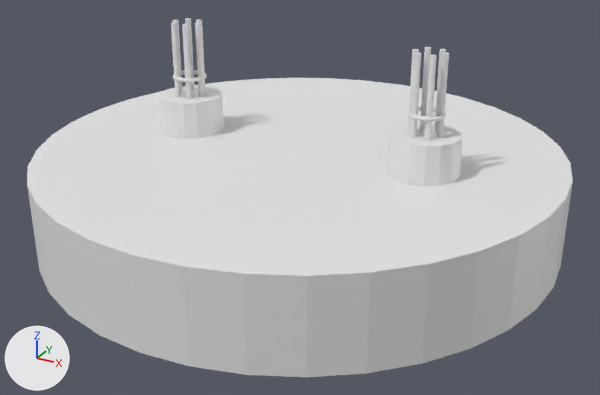
Before and after pictures for a commit that changed the glTF model assets-src/ship-modules/weapon-gatling.glb.
Before and after are seen from a camera (50 mm lens) standing at (4.33, -7.86, 3.81) and looking at (0.08, -0.13, -0.05). The lights are fixed; the arrows at lower left show +X, +Y and +Z. The picture after the commit comes second. Where no turn or scale is listed for an object, it has been applied to the vertices.

Names of what the first picture shows: 'barrel_-1.0_0', 'barrel_-1.0_1', 'barrel_-1.0_2', 'barrel_-1.0_3', 'barrel_-1.0_4', 'barrel_-1.0_5', 'barrel_1.0_0', 'barrel_1.0_1', 'barrel_1.0_2', 'barrel_1.0_3', 'barrel_1.0_4', 'barrel_1.0_5', 'gun_housing_-1.0', 'gun_housing_1.0', 'muzzle_clamp_-1.0', 'muzzle_clamp_1.0', 'weapon_ring'.
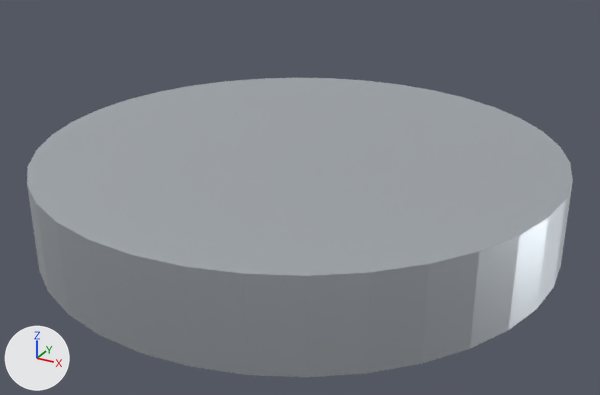
The newer file is also turned or shifted as a whole; pictures and numbers use the older file's frame.

Location of each change, [x1, y1, x2, y2] in pixels of the pictures (600 x 395 px):
'weapon_ring', surface changed (darker): [27, 78, 573, 377] in both
'gun_housing_1.0', deleted: before [385, 123, 462, 186]
'gun_housing_-1.0', deleted: before [159, 85, 225, 139]
'barrel_1.0_5', deleted: before [425, 55, 437, 140]
'barrel_1.0_0', deleted: before [437, 53, 449, 137]
'barrel_1.0_4', deleted: before [410, 53, 421, 138]
'barrel_1.0_2', deleted: before [420, 47, 431, 130]
'barrel_-1.0_5', deleted: before [182, 24, 192, 99]
'barrel_-1.0_4', deleted: before [171, 22, 181, 97]
'barrel_-1.0_0', deleted: before [195, 22, 204, 97]
'barrel_1.0_1', deleted: before [434, 49, 446, 132]
'barrel_-1.0_2', deleted: before [185, 18, 195, 91]
'barrel_1.0_3', deleted: before [408, 49, 419, 132]
'muzzle_clamp_1.0', deleted: before [407, 106, 446, 121]
'muzzle_clamp_-1.0', deleted: before [173, 70, 207, 82]
'barrel_-1.0_3', deleted: before [173, 20, 183, 93]
'barrel_-1.0_1', deleted: before [196, 19, 206, 93]

The edits, one by one:
In material 'mat_hull' (mat_mat_hull), metallic goes from 0.0 to 1.0.
Object 'gun_housing_-1.0' (ob_gun_housing__1_0) is deleted.
Object 'barrel_-1.0_0' (ob_barrel__1_0_0) is deleted.
Object 'barrel_-1.0_1' (ob_barrel__1_0_1) is deleted.
Object 'barrel_-1.0_2' (ob_barrel__1_0_2) is deleted.
Object 'barrel_-1.0_3' (ob_barrel__1_0_3) is deleted.
Object 'barrel_-1.0_4' (ob_barrel__1_0_4) is deleted.
Object 'barrel_-1.0_5' (ob_barrel__1_0_5) is deleted.
Object 'muzzle_clamp_-1.0' (ob_muzzle_clamp__1_0) is deleted.
Object 'gun_housing_1.0' (ob_gun_housing_1_0) is deleted.
Object 'barrel_1.0_0' (ob_barrel_1_0_0) is deleted.
Object 'barrel_1.0_1' (ob_barrel_1_0_1) is deleted.
Object 'barrel_1.0_2' (ob_barrel_1_0_2) is deleted.
Object 'barrel_1.0_3' (ob_barrel_1_0_3) is deleted.
Object 'barrel_1.0_4' (ob_barrel_1_0_4) is deleted.
Object 'barrel_1.0_5' (ob_barrel_1_0_5) is deleted.
Object 'muzzle_clamp_1.0' (ob_muzzle_clamp_1_0) is deleted.
